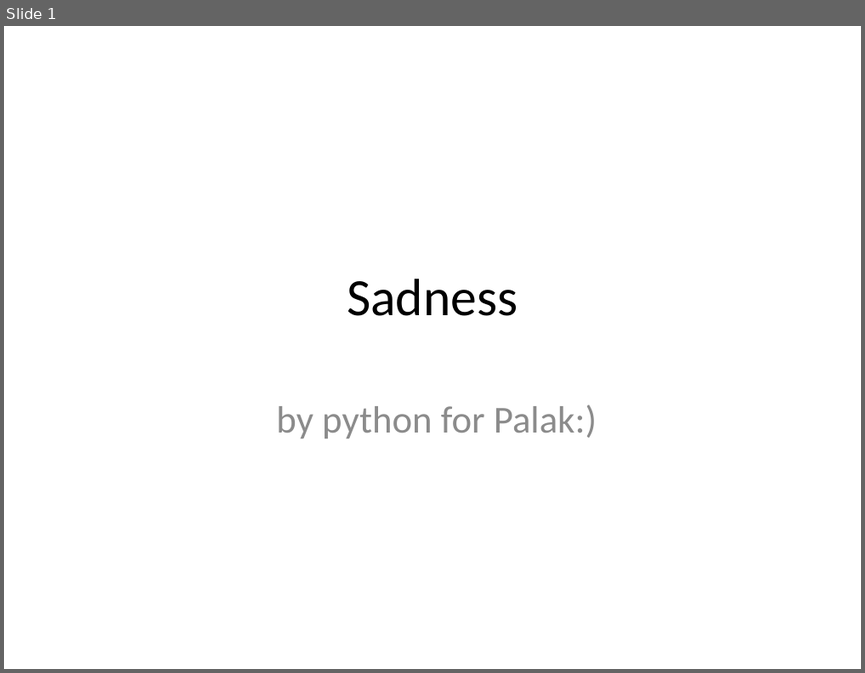
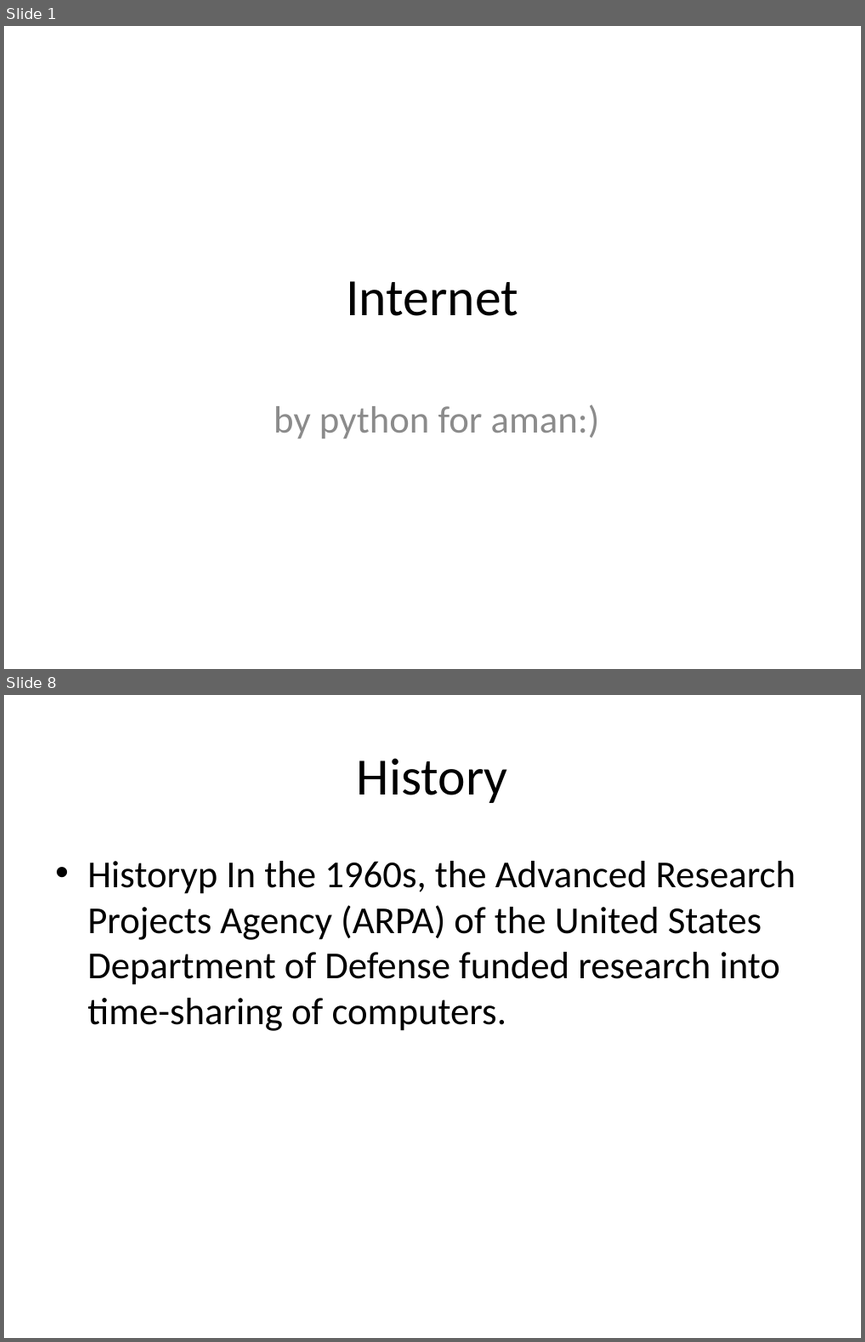
Before and after one commit to eppisai/Uplift---Smart-educational-Platform, a slide deck: AutoPPT-main/something.pptx. Shown one above the other, each under a label of ours: slide 1 before the commit, slides 1 and 8 after it; the slides between them are not shown. The pictures are 865x673 and 865x1342 pixels, drawn with LibreOffice and Linux fonts; fonts in the diff are those of the drawing. Boxes give left, top, right and bottom in pixels: in the first picture for what was removed or moved away, otherwise in the second. Text is boxed around its words. In the diff, an @@ line names an element or a change of style, - is before the commit and + after.

```diff
--- a/AutoPPT-main/something.pptx
+++ b/AutoPPT-main/something.pptx
@@ slide 8 added at bbox=[4, 695, 861, 1338], background #FFFFFF @@
@@ title added at bbox=[357, 758, 508, 803], 44 pt, text #000000 @@
+History
@@ text added at bbox=[87, 861, 795, 1031], 32 pt, text #000000 @@
+• Historyp In the 1960s, the Advanced Research Projects Agency (ARPA) of the United States Department of Defense funded research into time-sharing of computers.
@@ slide 1 changed as well @@
@@ title at bbox=[347, 281, 519, 316]: text changed @@
-Sadness
+Internet
@@ subtitle at bbox=[273, 404, 600, 438]: text changed @@
-by python for Palak:)
+by python for aman:)
```
Also in this commit, not shown: 35 other slides added, 8 slides removed, 7 other files.
